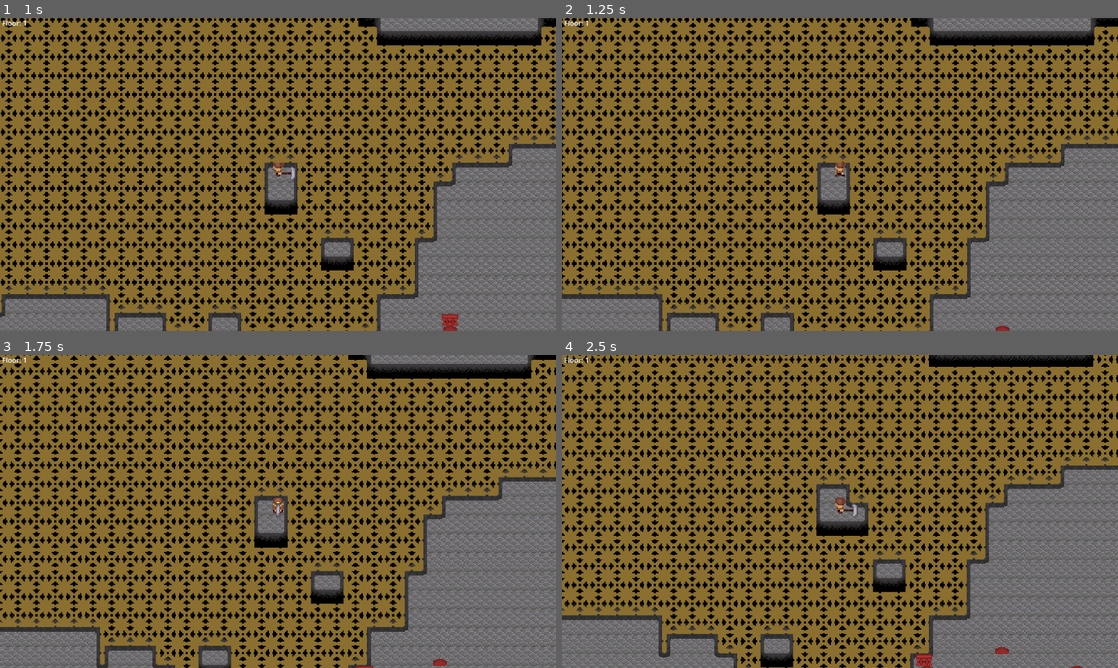
Above: before the commit, frames 1-4 (two rows, left to right).
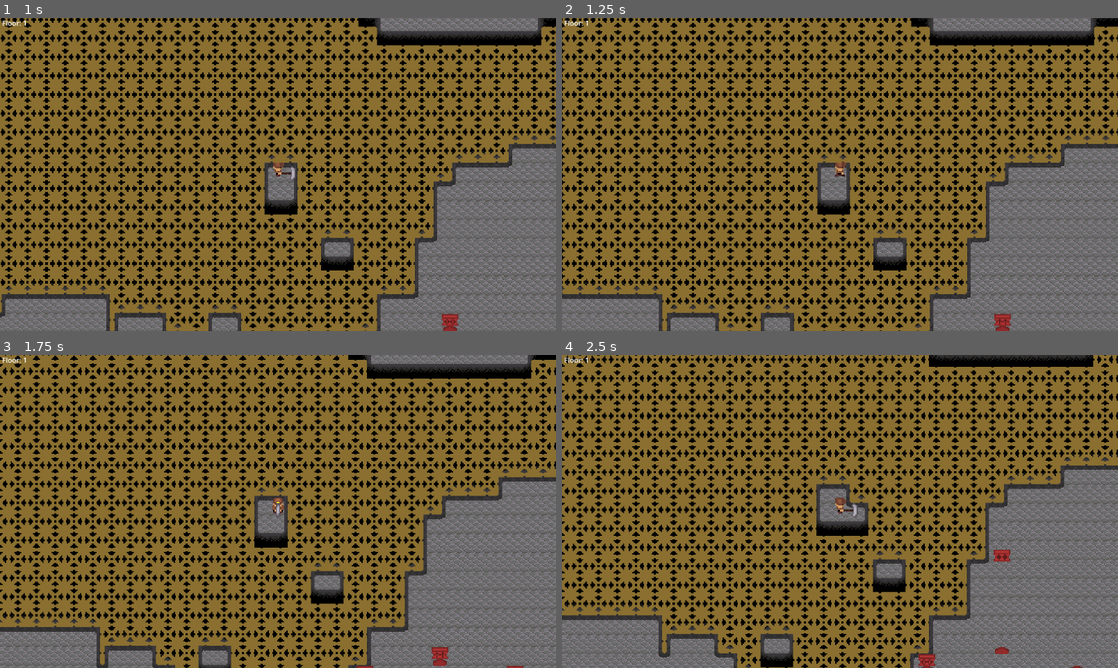
Above: after the commit, the same moments.

Repository: ethanbaedke/Mining-Game
Game: Godot game, scene res://game_manager.tscn
Same seed, same stepped clock (60 frames per second), same inputs: the game is played once before the commit and once after it.
Inputs:
- Up to frame 1 (1 s): tap Enter at 0.5 s; hold Right (move_right) from 0.53 s (still down); tap C (use_pickaxe) at 0.6 s
- Up to frame 2 (1.25 s): keep holding Right (move_right)
- Up to frame 3 (1.75 s): release Right (move_right) at 1.28 s; hold Down (move_down) from 1.28 s (still down); tap C (use_pickaxe) at 1.35 s
- Up to frame 4 (2.5 s): release Down (move_down) at 2.03 s; hold Right (move_right) from 2.03 s (still down); tap C (use_pickaxe) at 2.1 s

Frame 1 is identical in both runs. In frame 2, 0.1% of the frame differs, in the area x 77-81%, y 94-99%; in frame 3, 0.1%; in frame 4, 0.2%, in the area x 63-81%, y 62-100%.

Commit message:
Added telegraphing to cannonhead enemy attack.

Diff:
--- a/mining-game/cannonhead_enemy.gd
+++ b/mining-game/cannonhead_enemy.gd
@@ -1,6 +1,7 @@
 class_name CannonheadEnemy extends Node2D
 
 @onready var _head:Area2D = $Head
+@onready var _head_sprite:Sprite2D = $Head/Sprite2D
 @onready var _body:Area2D = $Body
 
 # This distance is measured in cells.
@@ -10,12 +11,15 @@
 const HEAD_THROW_UP_FAR_OFFSET:Vector2 = Vector2(0.0, -HEAD_THROW_MAX_DISTANCE * 16.0)
 const HEAD_THROW_DOWN_FAR_OFFSET:Vector2 = Vector2(0.0, HEAD_THROW_MAX_DISTANCE * 16.0)
 const HEAD_THROW_COOLDOWN:float = 1.0
+const HEAD_THROW_TELEGRAPH_TIME:float = 1.0
 
 enum ThrowingDirection { LEFT, RIGHT, UP, DOWN }
 
 var _head_throwing_direction:ThrowingDirection = ThrowingDirection.DOWN
 var _throwing_head:bool = false
+var _telegraphing:bool = false
 var _head_throw_cooldown_timer:float = HEAD_THROW_COOLDOWN
+var _telegraph_timer:float = HEAD_THROW_TELEGRAPH_TIME
 var _head_throw_total_time:float = 1.0
 var _head_throw_timer:float = 0.0
 # These two positions are in global coordinates.
@@ -26,6 +30,10 @@
 
 	if (_head_throw_cooldown_timer > 0.0):
 		_head_throw_cooldown_timer -= delta
+	elif (!_telegraphing && !_throwing_head):
+		_telegraph_head_throw()
+	elif (_telegraph_timer > 0.0):
+		_telegraph_timer -= delta
 	elif (!_throwing_head):
 		_start_head_throw()
 	else:
@@ -41,6 +49,25 @@
 		draw_line(_head.position, _head.position + HEAD_THROW_DOWN_FAR_OFFSET, Color.RED, 1.0)
 		if (_throwing_head):
 			draw_line(self.to_local(_head_throw_start_pos), self.to_local(_head_throw_end_pos), Color.ORANGE, 2.0)
+
+func _telegraph_head_throw() -> void:
+
+	_telegraphing = true
+	_telegraph_timer = HEAD_THROW_TELEGRAPH_TIME
+
+	# Select a random direction to throw the head.
+	_head_throwing_direction = randi_range(0, 3) as ThrowingDirection
+
+	# Update the head sprite to telegraph this direction.
+	match (_head_throwing_direction):
+		ThrowingDirection.LEFT:
+			_head_sprite.region_rect.position.x = 48.0
+		ThrowingDirection.RIGHT:
+			_head_sprite.region_rect.position.x = 64.0
+		ThrowingDirection.UP:
+			_head_sprite.region_rect.position.x = 80.0
+		ThrowingDirection.DOWN:
+			_head_sprite.region_rect.position.x = 96.0
 
 func _update_head_throw(delta:float) -> void:
 
@@ -62,18 +89,23 @@
 	_head_throw_cooldown_timer = HEAD_THROW_COOLDOWN
 	_throwing_head = false
 
+	# Set our head sprite back to default.
+	_head_sprite.region_rect.position.x = 16.0
+
 	# Here to turn of throw path visualization.
 	queue_redraw()
 
 func _start_head_throw() -> void:
+
+	_telegraphing = false
 
 	# Setup head throw variables.
 	_throwing_head = true
 	_head_throw_timer = 0.0
 	_head_throw_start_pos = _head.global_position
 
-	# Select a random direction to throw the head.
-	_head_throwing_direction = randi_range(0, 3) as ThrowingDirection
+	# Update the head sprite to the throwing head sprite.
+	_head_sprite.region_rect.position.x = 32.0
 
 	# Raycast in the direction of the head throw to see if a wall is between the enemy and its max throw distance.
 	# We set the end position of the throw to the cell in front of any wall we hit, or the cell at our max distance if no wall is in the way.
